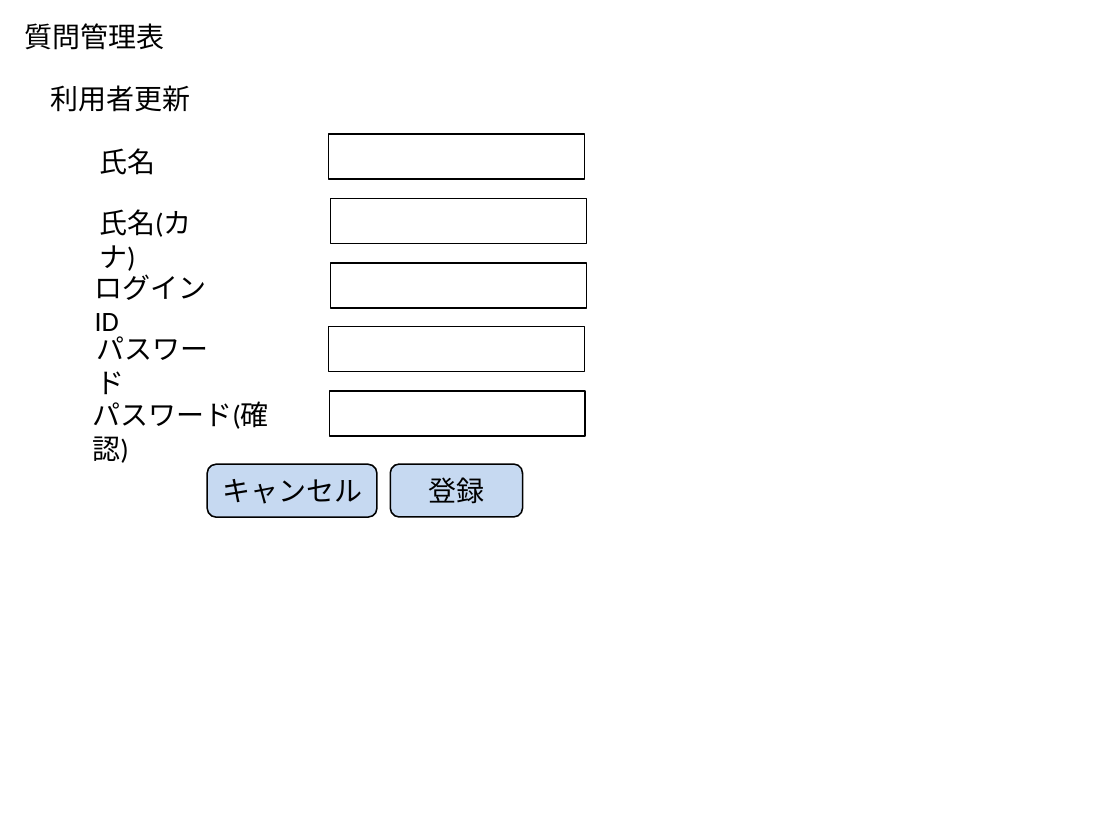
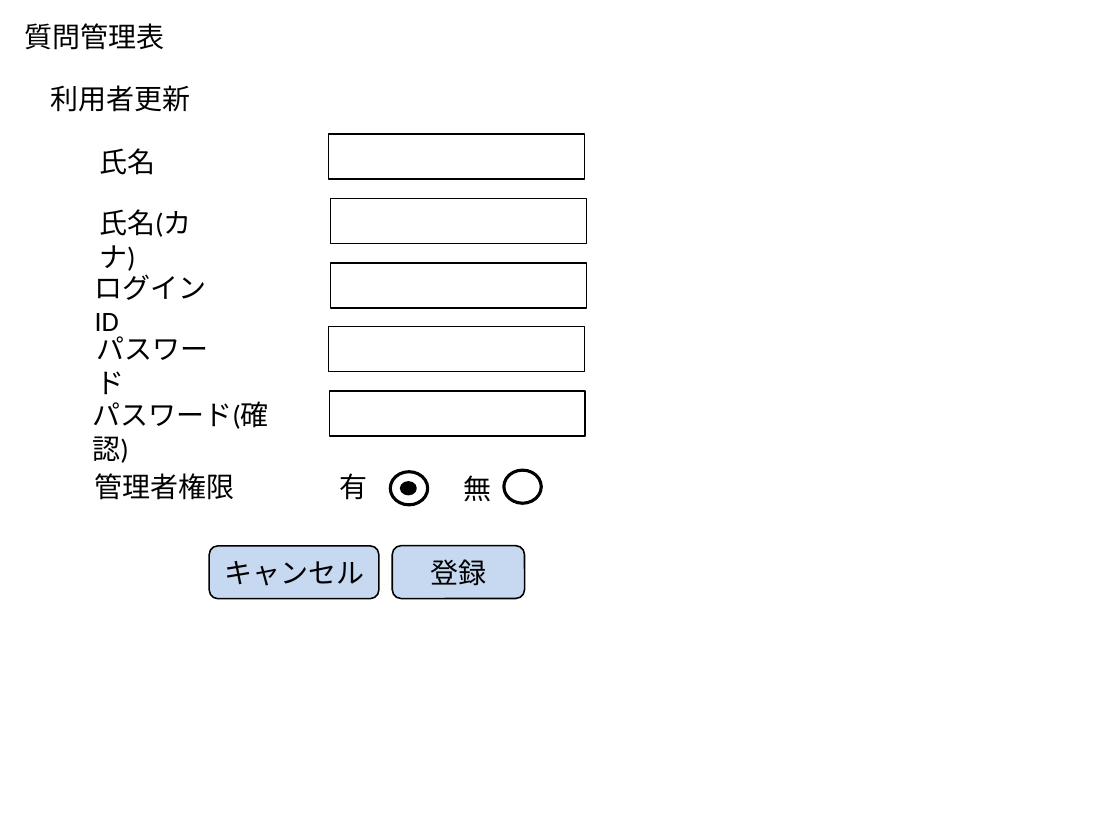
Before and after one commit to isozaki/macaron, a slide deck: slide 10 of document/画面一覧.pptx. Drawn at 1120x840 pixels with LibreOffice and Linux fonts; fonts in the diff are those of the drawing. Boxes give left, top, right and bottom in pixels: in the first picture for what was removed or moved away, otherwise in the second. Text is boxed around its words. In the diff, an @@ line names an element or a change of style, - is before the commit and + after.

Commit message:
案件管理機能を追加するにあたりドキュメントを修正

```diff
--- a/document/画面一覧.pptx
+++ b/document/画面一覧.pptx
@@ text added at (95,473,235,500), 18 pt, text #000000 @@
+管理者権限
@@ text added at (340,473,368,500), 18 pt, text #000000 @@
+有
@@ ellipse added at (390,472,427,505), fill #FFFFFF, outline #000000 2 pt @@
@@ text added at (463,475,491,501), 18 pt, text #000000 @@
+無
@@ ellipse added at (504,470,541,504), fill #FFFFFF, outline #000000 2 pt @@
@@ ellipse added at (402,483,416,494), fill #000000, outline #000000 2 pt @@
@@ rounded rectangle "キャンセル": place and size @@
-rounded rectangle "キャンセル" at (207,465,377,517)
+rounded rectangle "キャンセル" at (209,545,380,598)
@@ rounded rectangle "登録": place and size @@
-rounded rectangle "登録" at (390,464,522,516)
+rounded rectangle "登録" at (392,545,524,598)
```
Also in this commit, not shown: 1 other slide changed, 6 slides added, 2 other files.
